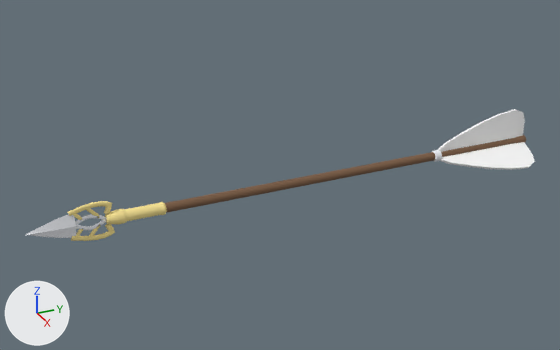
Renders of the OBJ model Assets/Models/Items/Projectiles/ElvenArrow.obj from each side of a commit.
Both versions are drawn from a camera (50 mm lens) standing at (1.031, -0.513, 0.567) and looking at (-0.017, -0.042, 0.043). The lights are fixed; the arrows at lower left show +X, +Y and +Z. The picture after the commit comes second. Where no turn or scale is listed for an object, it has been applied to the vertices.

The scene before the commit, as lines of its bpy script (objects in view):
```python
ob_blade_frame = bpy.data.objects.new('blade_frame', me_blade_frame)
ob_blade_frame.location = (0.0, 0.0, 0.0)
ob_blade_tip = bpy.data.objects.new('blade_tip', me_blade_tip)
ob_blade_tip.location = (0.0, 0.0, 0.0)
ob_blade_web = bpy.data.objects.new('blade_web', me_blade_web)
ob_blade_web.location = (0.0, 0.0, 0.0)
ob_fletch_330_front = bpy.data.objects.new('fletch_330_front', me_fletch_330_front)
ob_fletch_330_front.location = (0.0, 0.0, 0.0)
ob_fletch_330_rear = bpy.data.objects.new('fletch_330_rear', me_fletch_330_rear)
ob_fletch_330_rear.location = (0.0, 0.0, 0.0)
ob_fletch_90_front = bpy.data.objects.new('fletch_90_front', me_fletch_90_front)
ob_fletch_90_front.location = (0.0, 0.0, 0.0)
ob_fletch_90_rear = bpy.data.objects.new('fletch_90_rear', me_fletch_90_rear)
ob_fletch_90_rear.location = (0.0, 0.0, 0.0)
ob_nock = bpy.data.objects.new('nock', me_nock)
ob_nock.location = (0.0, 0.0, 0.0)
ob_shaft = bpy.data.objects.new('shaft', me_shaft)
ob_shaft.location = (0.0, 0.0, 0.0)
# also in view: 'sleeve' at (0.0, -0.285, 0.033)
```
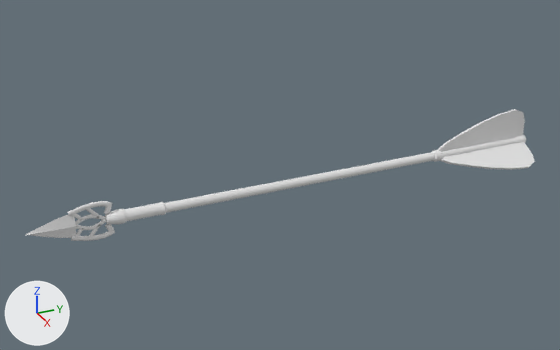
Where the change shows, as pixel boxes (x1, y1, x2, y2) in the pictures (560 x 350 px):
'shaft', recoloured
    both: (165, 138, 515, 213)
'fletch_90_rear', recoloured
    both: (479, 109, 525, 144)
'fletch_330_rear', recoloured
    both: (481, 142, 534, 170)
'sleeve', recoloured (yellow to white)
    both: (105, 202, 167, 225)
'fletch_90_front', recoloured
    both: (438, 123, 481, 152)
'fletch_330_front', recoloured
    both: (440, 150, 491, 169)
'blade_frame', recoloured (yellow to white)
    both: (68, 201, 115, 241)
'blade_web', recoloured (yellow to white)
    both: (73, 208, 111, 237)
'nock', recoloured
    both: (515, 135, 526, 143)

Patch to the scene script:
```diff
--- a/Assets/Models/Items/Projectiles/ElvenArrow.obj.py
+++ b/Assets/Models/Items/Projectiles/ElvenArrow.obj.py
@@ mat_elvenarrow_toon @@
+mat_elvenarrow_toon = principled_material('ElvenArrow_Toon')
+mat_elvenarrow_toon.base_color = (0.8, 0.8, 0.8)  # white #e7e7e7
+mat_elvenarrow_toon.roughness = 1.0
@@ me_blade_frame @@
 me_blade_frame.from_pydata(...)  # 192 vertices, 360 faces; spans x -0.0021..0.0021, y -0.3836..-0.3185, z 0.0013..0.0637
-me_blade_frame.materials.append(mat_elven_gold)  # yellow #f9e595
+me_blade_frame.materials.append(mat_elvenarrow_toon)  # white #e7e7e7
@@ me_blade_web @@
 me_blade_web.from_pydata(...)  # 138 vertices, 216 faces; spans x -0.0021..0.0021, y -0.3798..-0.323, z 0.005..0.06
-me_blade_web.materials.append(mat_elven_gold)  # yellow #f9e595
+me_blade_web.materials.append(mat_elvenarrow_toon)  # white #e7e7e7
@@ me_fletch_330_front @@
 me_fletch_330_front.from_pydata(...)  # 16 vertices, 20 faces; spans x 0.0032..0.0422, y 0.255..0.34, z 0.0068..0.0319
-me_fletch_330_front.materials.append(mat_feather_gradient)  # white #ffffff
+me_fletch_330_front.materials.append(mat_elvenarrow_toon)  # white #e7e7e7
@@ me_fletch_330_rear @@
 me_fletch_330_rear.from_pydata(...)  # 20 vertices, 26 faces; spans x 0.0032..0.0544, y 0.34..0.438, z -0.0002..0.0319
-me_fletch_330_rear.materials.append(mat_feather_gradient)  # white #ffffff
+me_fletch_330_rear.materials.append(mat_elvenarrow_toon)  # white #e7e7e7
@@ me_fletch_90_front @@
 me_fletch_90_front.from_pydata(...)  # 16 vertices, 20 faces; spans x -0.0022..0.0022, y 0.255..0.34, z 0.0375..0.08
-me_fletch_90_front.materials.append(mat_feather_gradient)  # white #ffffff
+me_fletch_90_front.materials.append(mat_elvenarrow_toon)  # white #e7e7e7
@@ me_fletch_90_rear @@
 me_fletch_90_rear.from_pydata(...)  # 20 vertices, 26 faces; spans x -0.0022..0.0022, y 0.34..0.438, z 0.0375..0.094
-me_fletch_90_rear.materials.append(mat_feather_gradient)  # white #ffffff
+me_fletch_90_rear.materials.append(mat_elvenarrow_toon)  # white #e7e7e7
@@ me_nock @@
 me_nock.from_pydata(...)  # 61 vertices, 108 faces; spans x -0.009..0.009, y 0.418..0.445, z 0.0235..0.0415
-me_nock.materials.append(mat_elven_oak)  # brown #7c5d45
+me_nock.materials.append(mat_elvenarrow_toon)  # white #e7e7e7
@@ me_shaft @@
 me_shaft.from_pydata(...)  # 24 vertices, 24 faces; spans x -0.007..0.007, y -0.25..0.435, z 0.025..0.04
-me_shaft.materials.append(mat_elven_oak)  # brown #7c5d45
+me_shaft.materials.append(mat_elvenarrow_toon)  # white #e7e7e7
@@ me_sleeve @@
 me_sleeve.from_pydata(...)  # 85 vertices, 156 faces; spans x -0.0112..0.0112, y -0.33..-0.24, z 0.0213..0.0437
-me_sleeve.materials.append(mat_elven_gold)  # yellow #f9e595
+me_sleeve.materials.append(mat_elvenarrow_toon)  # white #e7e7e7
```
